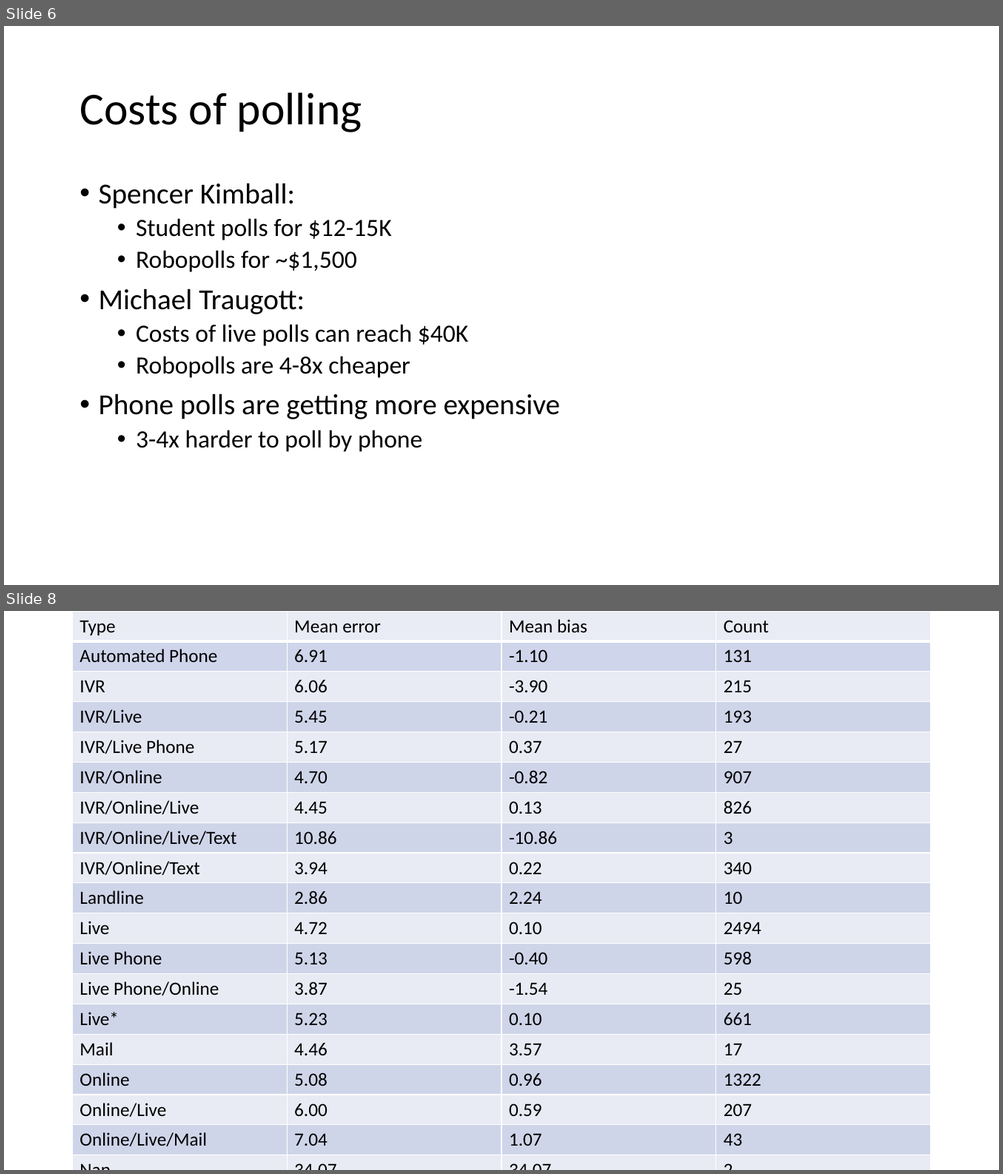
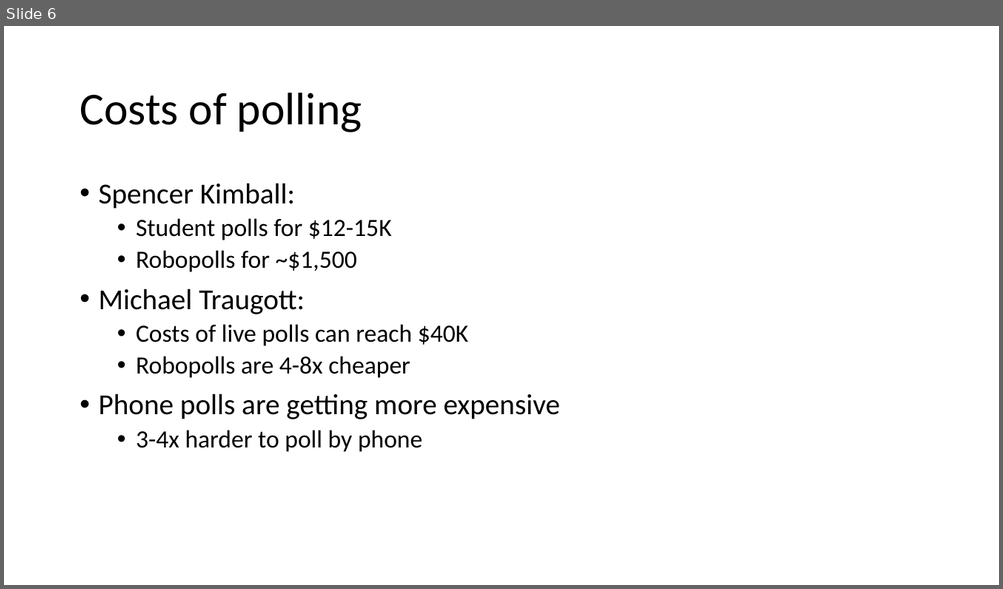
Before and after one commit to Hedgehog612/Capstone_Project_1, a slide deck: data_storytelling.pptx. Shown one above the other, each under a label of ours: slides 6 and 8 before the commit, slide 6 after it; the slides between them are not shown. The pictures are 1003x1174 and 1003x589 pixels, drawn with LibreOffice and Linux fonts; fonts in the diff are those of the drawing. Boxes give left, top, right and bottom in pixels: in the first picture for what was removed or moved away, otherwise in the second. Text is boxed around its words. In the diff, an @@ line names an element or a change of style, - is before the commit and + after.

```diff
--- a/data_storytelling.pptx
+++ b/data_storytelling.pptx
@@ slide 8 removed at (4, 611, 999, 1170), background #FFFFFF @@
@@ table removed at (73, 611, 932, 1170), 19 rows, 4 columns @@
-Type | Mean error | Mean bias | Count
-Automated Phone | 6.91 | -1.10 | 131
-IVR | 6.06 | -3.90 | 215
-IVR/Live | 5.45 | -0.21 | 193
-IVR/Live Phone | 5.17 | 0.37 | 27
-IVR/Online | 4.70 | -0.82 | 907
-IVR/Online/Live | 4.45 | 0.13 | 826
-IVR/Online/Live/Text | 10.86 | -10.86 | 3
-IVR/Online/Text | 3.94 | 0.22 | 340
-Landline | 2.86 | 2.24 | 10
-Live | 4.72 | 0.10 | 2494
-Live Phone | 5.13 | -0.40 | 598
-Live Phone/Online | 3.87 | -1.54 | 25
-Live* | 5.23 | 0.10 | 661
-Mail | 4.46 | 3.57 | 17
-Online | 5.08 | 0.96 | 1322
-Online/Live | 6.00 | 0.59 | 207
-Online/Live/Mail | 7.04 | 1.07 | 43
-Nan | 34.07 | 34.07 | 2
```
Also in this commit, not shown: 3 slides changed, 8 slides added, 8 other slides removed.
